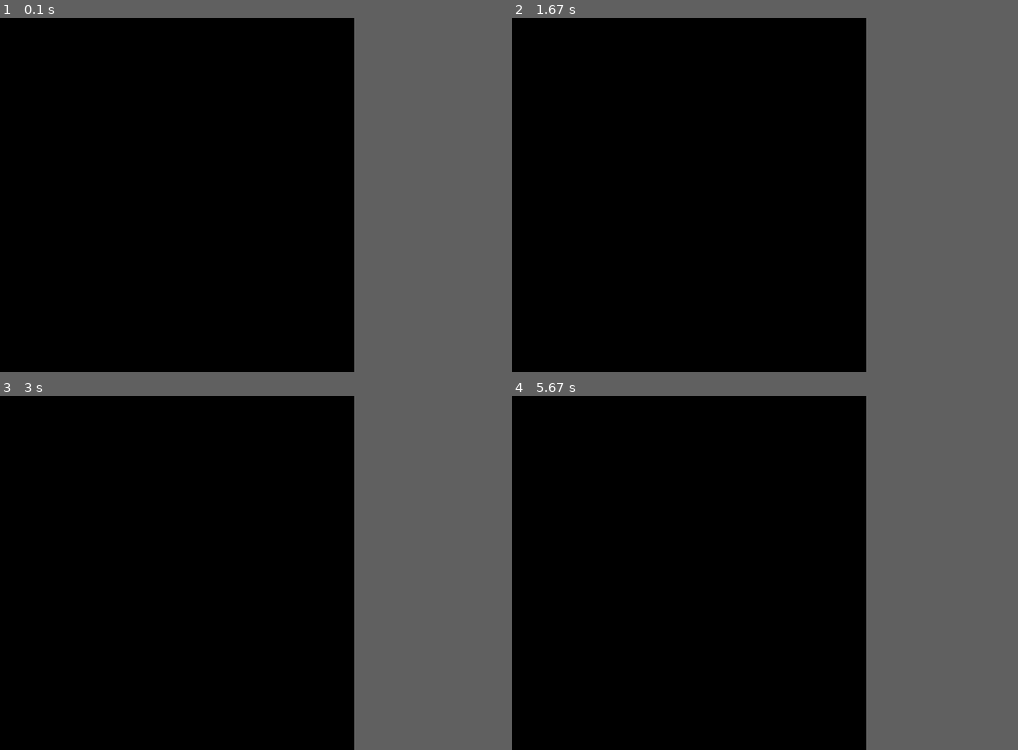
Above: before the commit, frames 1-4 (two rows, left to right).
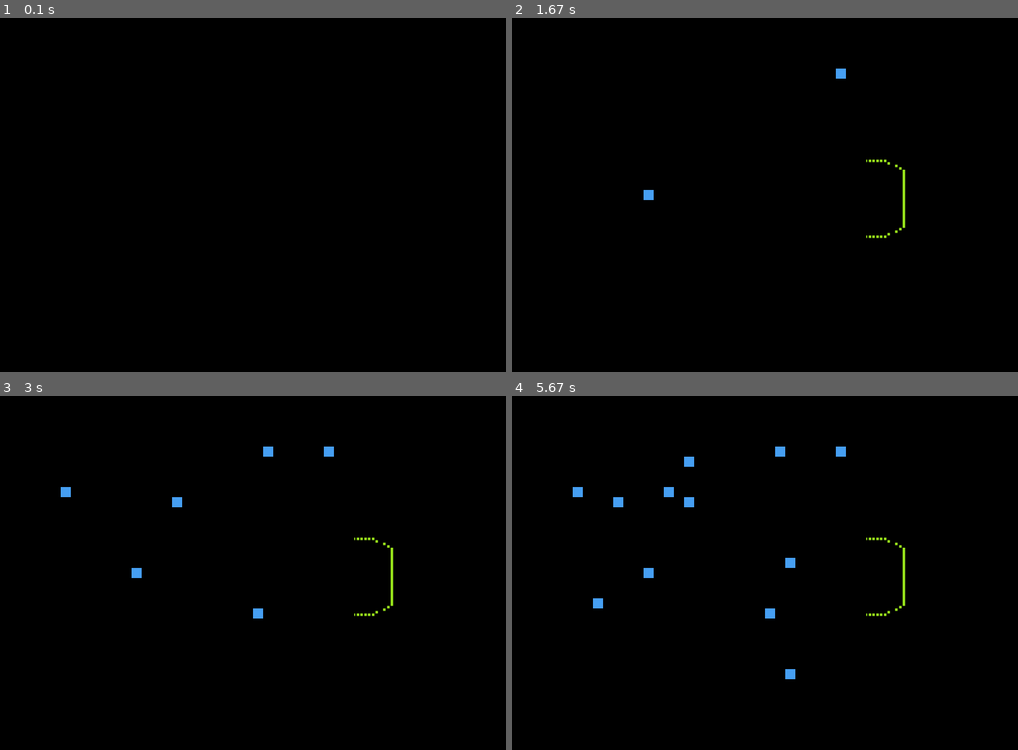
Above: after the commit, the same moments.

Repository: piotrksiazek/Pygame-of-Life
Game: pygame game, started from main.py
The game is run twice, just before and just after one commit, with the same random seed, the same clock (stepped at 60 frames per second) and the same inputs.
Inputs (mouse positions are in pixels of both pictures, inside the frame that each line leads up to):
- Up to frame 1 (0.1 s): no input
- Up to frame 2 (1.67 s): tap Space at 0.33, 0.67 s; click (643, 198) at 1.18 s; click (840, 71) at 1.52 s
- Up to frame 3 (3 s): click (263, 452) at 1.85 s; click (258, 608) at 2.18 s; click (182, 498) at 2.52 s; click (60, 495) at 2.85 s
- Up to frame 4 (5.67 s): click (598, 608) at 3.18 s; click (618, 505) at 3.52 s; click (785, 558) at 3.85 s; click (653, 509) at 4.18 s; click (653, 505) at 4.52 s; click (684, 456) at 4.85 s; click (795, 672) at 5.18 s; click (668, 488) at 5.52 s
In our replay, the window is 630x630 before the commit and 900x630 after it. These sizes can differ from the game's own. Grey fills any space a smaller window leaves; there, only what the larger window draws over its background counts as a difference.

The runs differ from the first frame. In frame 1, only the window size differs. In frame 2, 0.3% of the frame differs, in the area x 26-78%, y 14-63%; in frame 3, 0.5%; in frame 4, 0.9%, in the area x 12-78%, y 14-80%.

Commit message:
animacja wysrodkowana, plansza kwadratowa

Diff:
--- a/main.py
+++ b/main.py
@@ -20,7 +20,7 @@
                 # This lets us pause the game and modify living and dead cells
                 if event.key == pygame.K_SPACE:
                     population.ready = False
-                    population.pre_game(population.grid, gol.settings.alive_color, gol.settings.dead_color)
+                    population.pre_game(population.grid, gol.settings.alive_color, gol.settings.dead_color, gol)
 
 
     def main(self):
@@ -31,16 +31,16 @@
 
         population.animate_snake_grid(population, gol)
 
-        menu.choose_color(gol)
+        # menu.choose_color(gol)
+
         # population.pre_game(population.snake_grid, gol.settings.alive_intro_color, gol.settings.dead_intro_color)
         # population.pre_game(population.grid, gol.settings.alive_color, gol.settings.dead_color)
         # After intro and menus are over.
         while True:
             pygame.time.delay(100)
             self.check_events(population)
-            next_gen = population.draw_grid(self.screen, gol.settings.alive_color, gol.settings.dead_color, population.grid)
+            next_gen = population.draw_grid(self.screen, gol.settings.alive_color, gol.settings.dead_color, population.grid, gol.settings.cell_size, 1)
             population.grid = next_gen
-            # self.screen.blit(text.text, text.rect)
             pygame.display.flip()
 
 gol = GameOfLife()
--- a/population_and_intro.py
+++ b/population_and_intro.py
@@ -32,17 +32,19 @@
         self.width = gol.settings.scr_width
         self.height = gol.settings.scr_height
         self.rows = int(self.height / self.cell_size)
-        self.columns = int(self.width / self.cell_size)
+        self.columns = int(self.height / self.cell_size)
         self.grid = np.array([[Cell() for column in range(self.columns)] for row in range(self.rows)])
         self.game_speed = 100
         self.ready = False
 
         # Attributes used by intro.
-        self.snake_grid = np.array([[Cell() for column in range(self.columns)] for row in range(self.rows)])
+        self.intro_rows = int(self.height / gol.settings.intro_cell_size)
+        self.intro_columns = int(self.width / gol.settings.intro_cell_size)
+        self.snake_grid = np.array([[Cell() for column in range(self.intro_columns)] for row in range(self.intro_rows)])
         self.intro = True
         self.intro_speed = 420
 
-        # Used only to display "Pygame of life" at the beginnging.
+        # Used only to display "Pygame of life" and "Click to continue" at the beginnging.
         self.text_intro_color = (255, 0, 0)
         self.text_fade_speed = 400
 
@@ -60,12 +62,12 @@
         snake_grid_list = []
         with open('assets/banner4.txt', 'r') as logo:
             for line in logo:
-                line = list(line)
+                line = list(line.strip())
                 snake_grid_list.append(line)
 
         for cell_line, ascii_line in zip(self.snake_grid, snake_grid_list):
             for cell_object, ascii_char in zip(cell_line, ascii_line):
-                if ascii_char != ' ':
+                if ascii_char == ' ':
                     cell_object.set_alive()
 
     def exit_or_continue_intro(self):
@@ -91,7 +93,7 @@
             self.exit_or_continue_intro()
             alive_cell_color = gol.settings.colors_of_life_intro[i]
             pygame.time.delay(i)
-            next_gen = population.draw_grid(self.screen, alive_cell_color, gol.settings.dead_intro_color, population.snake_grid)
+            next_gen = population.draw_grid(self.screen, alive_cell_color, gol.settings.dead_intro_color, population.snake_grid, gol.settings.intro_cell_size, 1.5)
             population.snake_grid = next_gen
             pygame.display.flip()
             i += 1
@@ -110,7 +112,7 @@
                     pygame.display.flip()
 
 
-    def pre_populate_events(self, grid):
+    def pre_populate_events(self, grid, gol):
         for event in pygame.event.get():
             if event.type == pygame.QUIT:
                 sys.exit()
@@ -118,20 +120,22 @@
                 # Getting x and y coordinate of coursor and translating it into individual cell position
                 x, y = pygame.mouse.get_pos()
                 pos_x, pos_y = int(x/self.cell_size), int(y/self.cell_size)
-                # If cell is alive then it's status will become dead
-                if grid[pos_y][pos_x].status == 1:
-                    grid[pos_y][pos_x].status = 0
-                # If cell is dead then it's status will become alive
-                else:
-                    grid[pos_y][pos_x].status = 1
+                # Cell status can be changed only in a square plane.
+                if x < gol.settings.scr_height:
+                    # If cell is alive then it's status will become dead
+                    if grid[pos_y][pos_x].status == 1:
+                        grid[pos_y][pos_x].status = 0
+                    # If cell is dead then it's status will become alive
+                    else:
+                        grid[pos_y][pos_x].status = 1
             elif event.type == pygame.KEYDOWN:
                 # Press space to start the game
                 if event.key == pygame.K_SPACE:
                     self.ready = True
 
-    def pre_game(self, grid, alive_color, dead_color):
+    def pre_game(self, grid, alive_color, dead_color, gol):
         while not self.ready:
-            self.pre_populate_events(grid)
+            self.pre_populate_events(grid, gol)
             for y in range(len(grid)):
                 for x in range(len(grid[0])):
                     cell_rect = pygame.Rect(x*self.cell_size, y*self.cell_size, self.cell_size, self.cell_size)
@@ -142,10 +146,7 @@
             pygame.display.flip()
 
 
-    def draw_grid(self, screen, alive_color, dead_color, grid):
-        #(left,top,width,height)
-        alive = 1
-        dead = 0
+    def draw_grid(self, screen, alive_color, dead_color, grid, cell_size, align):
         next_generation = copy.deepcopy(grid)
         # Iterating over rows
         for y in range(len(grid)):
@@ -211,7 +212,7 @@
                     )
                     cell.change_status()
 
-                cell_rect = pygame.Rect(x*self.cell_size, y*self.cell_size, self.cell_size, self.cell_size)
+                cell_rect = pygame.Rect(align*x*cell_size, y*cell_size, cell_size, cell_size)
                 if cell.status == 1:
                     pygame.draw.rect(screen, alive_color, cell_rect)
                 else:
--- a/settings.py
+++ b/settings.py
@@ -16,7 +16,7 @@
         self.alive_intro_color = self.colors_of_life[0]
         self.dead_intro_color = (0,0,0)
 
-        self.scr_width = 700
+        self.scr_width = 1000
         self.scr_height = 700
-        self.cell_size = 10
+        self.cell_size = 20
         self.intro_cell_size = 5
--- a/text_and_menu.py
+++ b/text_and_menu.py
@@ -9,9 +9,9 @@
 #         self.rect.center = (gol.settings.scr_width // 2, gol.settings.scr_height // 2)
 
 class Button:
-    def __init__(self, top, bottom, width, height, text, color, color_clicked):
+    def __init__(self, left, top, width, height, text, color, color_clicked):
+        self.left = left
         self.top = top
-        self.bottom = bottom
         self.width = width
         self.height = height
         self.text = text
@@ -20,6 +20,10 @@
 
     def draw_button(self):
         pass
+
+class Interface:
+    def __init__(self):
+        self.generation_counter = 0
 
 class MainMenu:
     """Takes care of color menu and user settings"""
